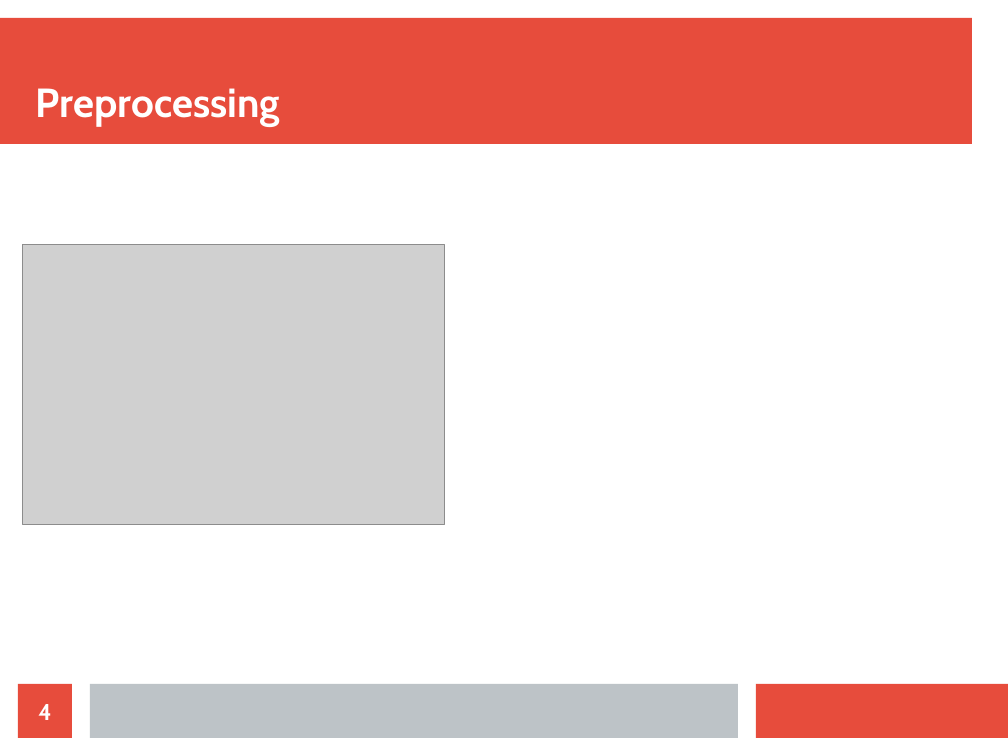
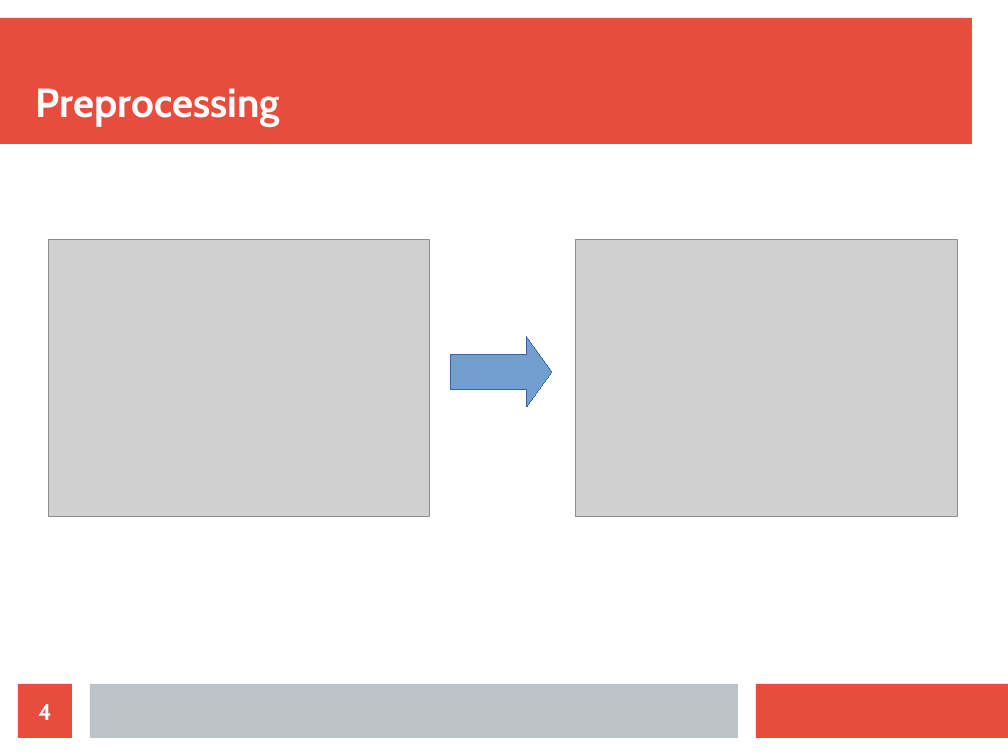
Before and after one commit to bloopeti/IP_OrangeDetection, a slide deck: slide 4 of Documents/Presentation.odp. Drawn at 1008x756 pixels with LibreOffice and Linux fonts; fonts in the diff are those of the drawing; grey boxes stand for pictures. Boxes give left, top, right and bottom in pixels: in the first picture for what was removed or moved away, otherwise in the second. Text is boxed around its words. In the diff, an @@ line names an element or a change of style, - is before the commit and + after.

```diff
--- a/Documents/Presentation.odp
+++ b/Documents/Presentation.odp
@@ picture: place and size @@
-picture at [23,244,445,524]
+picture at [48,240,430,517]
@@ picture added at [575,240,958,517] @@
@@ right arrow added at [451,337,552,407], fill #729FCF, outline #3465A4 0 pt @@
```
Also in this commit, not shown: 6 slides added, 9 other files.
